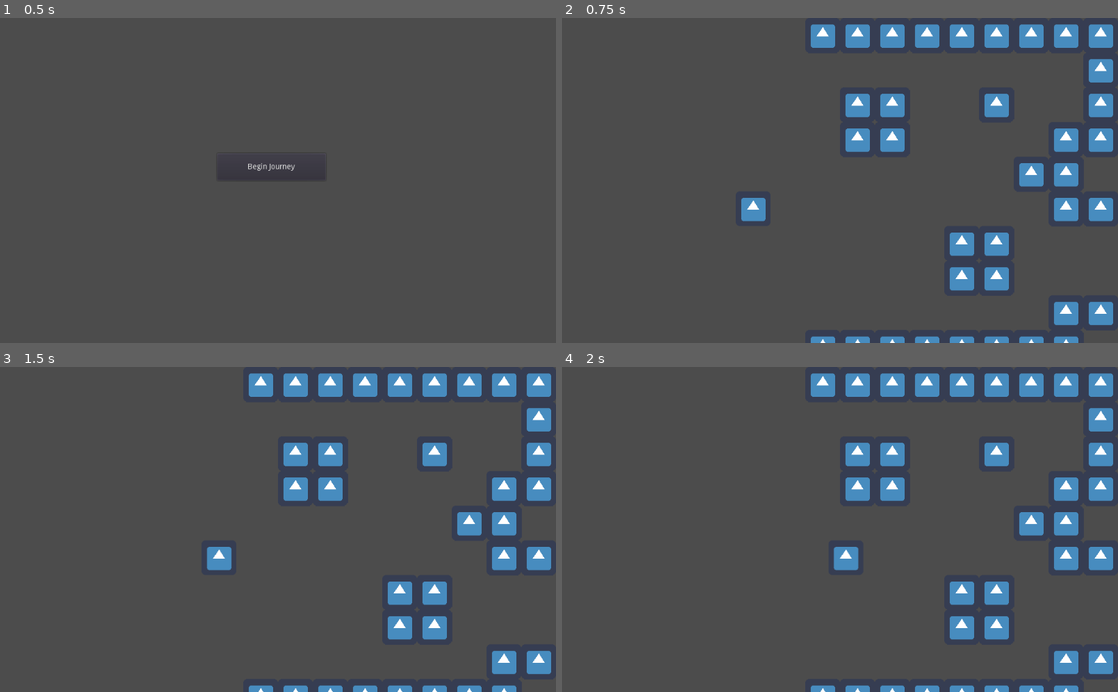
Above: before the commit, frames 1-4 (two rows, left to right).
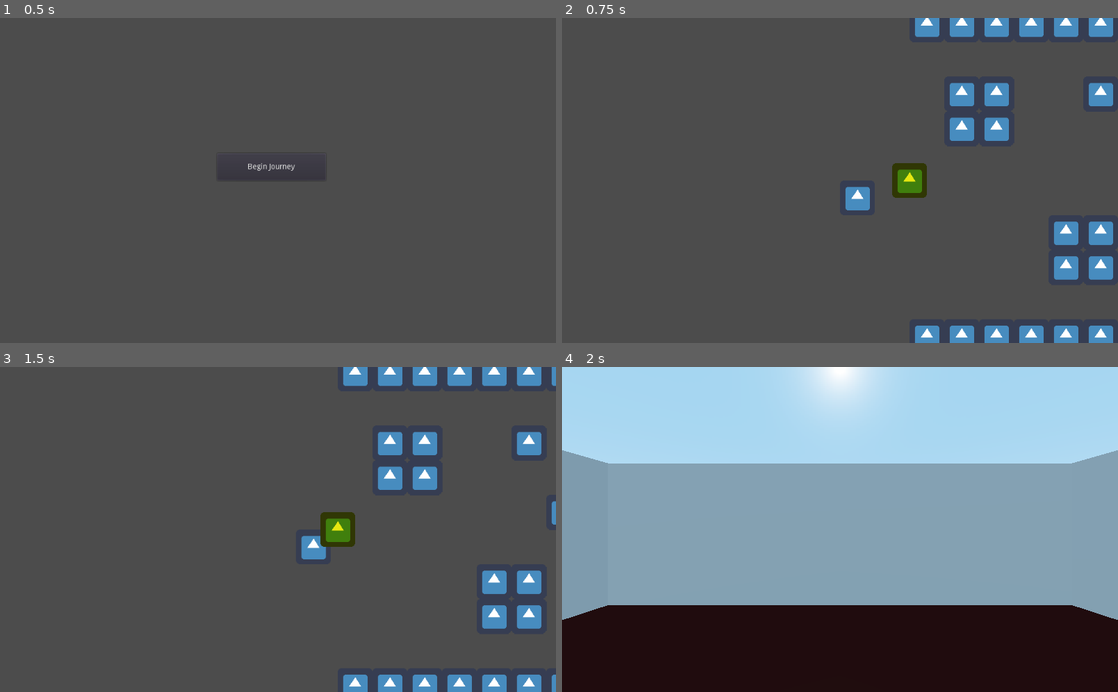
Above: after the commit, the same moments.

Repository: fenrisulf75/river-of-dawn
Game: Godot game, scene res://scenes/MainMenu.tscn
Two runs of this game, one before a commit and one after it. Both use one fixed random seed, a clock stepped at 60 frames per second and the inputs below. The engine's default icon, where the game draws it, is replaced by a stand-in: a white triangle on a blue panel in a dark square.
Inputs:
- Up to frame 1 (0.5 s): no input
- Up to frame 2 (0.75 s): click "Begin Journey" at 0.5 s
- Up to frame 3 (1.5 s): tap Enter at 1.25 s; hold Right (ui_right) from 1.28 s (still down)
- Up to frame 4 (2 s): keep holding Right (ui_right)

Frame 1 is identical in both runs. In frame 2, 14% of the frame differs, in the area x 32-100%, y 0-100%; in frame 3, 15%; in frame 4, 100%, in the area x 0-100%, y 0-100%.

Commit message:
Add first-person city system with overworld transitions

Diff:
--- /dev/null
+++ b/scenes/World.gd
@@ -0,0 +1,22 @@
+extends Node2D
+
+
+# Declare member variables here. Examples:
+# var a = 2
+# var b = "text"
+
+
+# Called when the node enters the scene tree for the first time.
+func _ready():
+	pass # Replace with function body.
+
+
+# Called every frame. 'delta' is the elapsed time since the previous frame.
+#func _process(delta):
+#	pass
+
+
+func _on_CityEntrance_body_entered(body):
+	if body.name == "Player":
+		print("Entering city...")
+		get_tree().change_scene("res://scenes/city.tscn")
--- a/scenes/World.tscn
+++ b/scenes/World.tscn
@@ -1,13 +1,18 @@
-[gd_scene load_steps=5 format=2]
+[gd_scene load_steps=7 format=2]
 
 [ext_resource path="res://tileset.tres" type="TileSet" id=1]
 [ext_resource path="res://icon.png" type="Texture" id=2]
 [ext_resource path="res://scenes/Player.gd" type="Script" id=3]
+[ext_resource path="res://scenes/World.gd" type="Script" id=4]
 
 [sub_resource type="RectangleShape2D" id=1]
 extents = Vector2( 24, 24 )
 
+[sub_resource type="RectangleShape2D" id=2]
+extents = Vector2( 32, 32 )
+
 [node name="World" type="Node2D"]
+script = ExtResource( 4 )
 
 [node name="TileMap" type="TileMap" parent="."]
 tile_set = ExtResource( 1 )
@@ -25,3 +30,19 @@
 [node name="CollisionShape2D" type="CollisionShape2D" parent="Player"]
 position = Vector2( 32, 32 )
 shape = SubResource( 1 )
+
+[node name="Camera2D" type="Camera2D" parent="Player"]
+current = true
+smoothing_enabled = true
+
+[node name="CityEntrance" type="Area2D" parent="."]
+position = Vector2( 448, 320 )
+
+[node name="CollisionShape2D" type="CollisionShape2D" parent="CityEntrance"]
+shape = SubResource( 2 )
+
+[node name="Sprite" type="Sprite" parent="CityEntrance"]
+modulate = Color( 0.898039, 0.905882, 0.0666667, 1 )
+texture = ExtResource( 2 )
+
+[connection signal="body_entered" from="CityEntrance" to="." method="_on_CityEntrance_body_entered"]
--- /dev/null
+++ b/scenes/city.gd
@@ -0,0 +1,79 @@
+extends Spatial
+
+# Grid settings
+var tile_size = 2.0  # Size of each grid square in 3D units
+var is_moving = false
+var is_rotating = false
+
+# Reference to camera
+onready var camera = $Camera
+
+func _process(_delta):
+	if is_moving or is_rotating:
+		return
+
+	# Rotation (90 degrees)
+	if Input.is_action_just_pressed("ui_left"):
+		rotate_camera(-90)
+	elif Input.is_action_just_pressed("ui_right"):
+		rotate_camera(90)
+
+	# Forward/backward movement
+	elif Input.is_action_just_pressed("ui_up"):
+		move_camera(1)  # Move forward
+	elif Input.is_action_just_pressed("ui_down"):
+		move_camera(-1)  # Move backward
+
+func rotate_camera(degrees):
+	is_rotating = true
+	var target_rotation = camera.rotation_degrees.y + degrees
+
+	var tween = create_tween()
+	tween.tween_property(camera, "rotation_degrees:y", target_rotation, 0.3)
+	tween.tween_callback(self, "finish_rotation")
+
+func finish_rotation():
+	is_rotating = false
+
+func move_camera(direction):
+	is_moving = true
+
+	# Calculate movement based on camera's facing direction
+	var forward = -camera.global_transform.basis.z
+	forward.y = 0  # Keep movement horizontal
+	forward = forward.normalized()
+
+	var target_position = camera.global_transform.origin + (forward * tile_size * direction)
+
+	# Check for collision using raycast
+	var space_state = get_world().direct_space_state
+	var from = camera.global_transform.origin
+	var to = target_position
+
+	var result = space_state.intersect_ray(from, to, [self])
+
+	if result:
+		# Hit a wall, don't move
+		print("Hit wall!")
+		is_moving = false
+		return
+
+	# No collision, move
+	var tween = create_tween()
+	tween.tween_property(camera, "global_transform:origin", target_position, 0.3)
+	tween.tween_callback(self, "finish_move")
+
+func finish_move():
+	is_moving = false
+
+
+func _on_Area_body_entered(body):
+	print("Something entered the exit area: ", body.name)
+	if body.name == "Camera":
+		print("Exiting city...")
+		get_tree().change_scene("res://scenes/World.tscn")
+	elif body.name == "CameraBody":
+		print("CameraBody detected! Exiting city...")
+		get_tree().change_scene("res://scenes/World.tscn")
+	else:
+		print("Unknown body: ", body.name)
--- /dev/null
+++ b/scenes/city.tscn
@@ -0,0 +1,87 @@
+[gd_scene load_steps=12 format=2]
+
+[ext_resource path="res://scenes/city.gd" type="Script" id=1]
+
+[sub_resource type="CapsuleShape" id=10]
+
+[sub_resource type="PlaneMesh" id=1]
+size = Vector2( 10, 10 )
+
+[sub_resource type="SpatialMaterial" id=2]
+albedo_color = Color( 0.184314, 0.0470588, 0.0470588, 1 )
+
+[sub_resource type="CubeMesh" id=3]
+size = Vector3( 10, 3, 0.2 )
+
+[sub_resource type="BoxShape" id=4]
+extents = Vector3( 5, 1.5, 0.1 )
+
+[sub_resource type="BoxShape" id=5]
+extents = Vector3( 5, 1.5, 0.1 )
+
+[sub_resource type="BoxShape" id=6]
+extents = Vector3( 5, 1.5, 0.1 )
+
+[sub_resource type="CubeMesh" id=7]
+size = Vector3( 2, 3, 0.2 )
+
+[sub_resource type="SpatialMaterial" id=8]
+albedo_color = Color( 0.0784314, 0.356863, 0.176471, 1 )
+
+[sub_resource type="BoxShape" id=9]
+extents = Vector3( 1, 1.5, 0.5 )
+
+[node name="City" type="Spatial"]
+script = ExtResource( 1 )
+
+[node name="Camera" type="Camera" parent="."]
+transform = Transform( 1, 0, 0, 0, 1, 0, 0, 0, 1, 0, 1.6, 0 )
+current = true
+
+[node name="CameraBody" type="KinematicBody" parent="Camera"]
+
+[node name="CollisionShape" type="CollisionShape" parent="Camera/CameraBody"]
+shape = SubResource( 10 )
+
+[node name="Floor" type="MeshInstance" parent="."]
+mesh = SubResource( 1 )
+material/0 = SubResource( 2 )
+
+[node name="Wall" type="MeshInstance" parent="."]
+transform = Transform( 1, 0, 0, 0, 1, 0, 0, 0, 1, 0, 1.5, -5 )
+mesh = SubResource( 3 )
+
+[node name="StaticBody" type="StaticBody" parent="Wall"]
+
+[node name="CollisionShape" type="CollisionShape" parent="Wall/StaticBody"]
+shape = SubResource( 4 )
+
+[node name="WallRight" type="MeshInstance" parent="."]
+transform = Transform( -4.37114e-08, 0, -1, 0, 1, 0, 1, 0, -4.37114e-08, 5, 1.5, 0 )
+mesh = SubResource( 3 )
+
+[node name="StaticBody" type="StaticBody" parent="WallRight"]
+
+[node name="CollisionShape" type="CollisionShape" parent="WallRight/StaticBody"]
+shape = SubResource( 5 )
+
+[node name="WallLeft" type="MeshInstance" parent="."]
+transform = Transform( -4.37114e-08, 0, 1, 0, 1, 0, -1, 0, -4.37114e-08, -5, 1.5, 0 )
+mesh = SubResource( 3 )
+
+[node name="StaticBody" type="StaticBody" parent="WallLeft"]
+
+[node name="CollisionShape" type="CollisionShape" parent="WallLeft/StaticBody"]
+shape = SubResource( 6 )
+
+[node name="ExitDoor" type="MeshInstance" parent="."]
+transform = Transform( 1, 0, 0, 0, 1, 0, 0, 0, 1, 0, 1.5, 5 )
+mesh = SubResource( 7 )
+material/0 = SubResource( 8 )
+
+[node name="Area" type="Area" parent="ExitDoor"]
+
+[node name="CollisionShape" type="CollisionShape" parent="ExitDoor/Area"]
+shape = SubResource( 9 )
+
+[connection signal="body_entered" from="ExitDoor/Area" to="." method="_on_Area_body_entered"]
